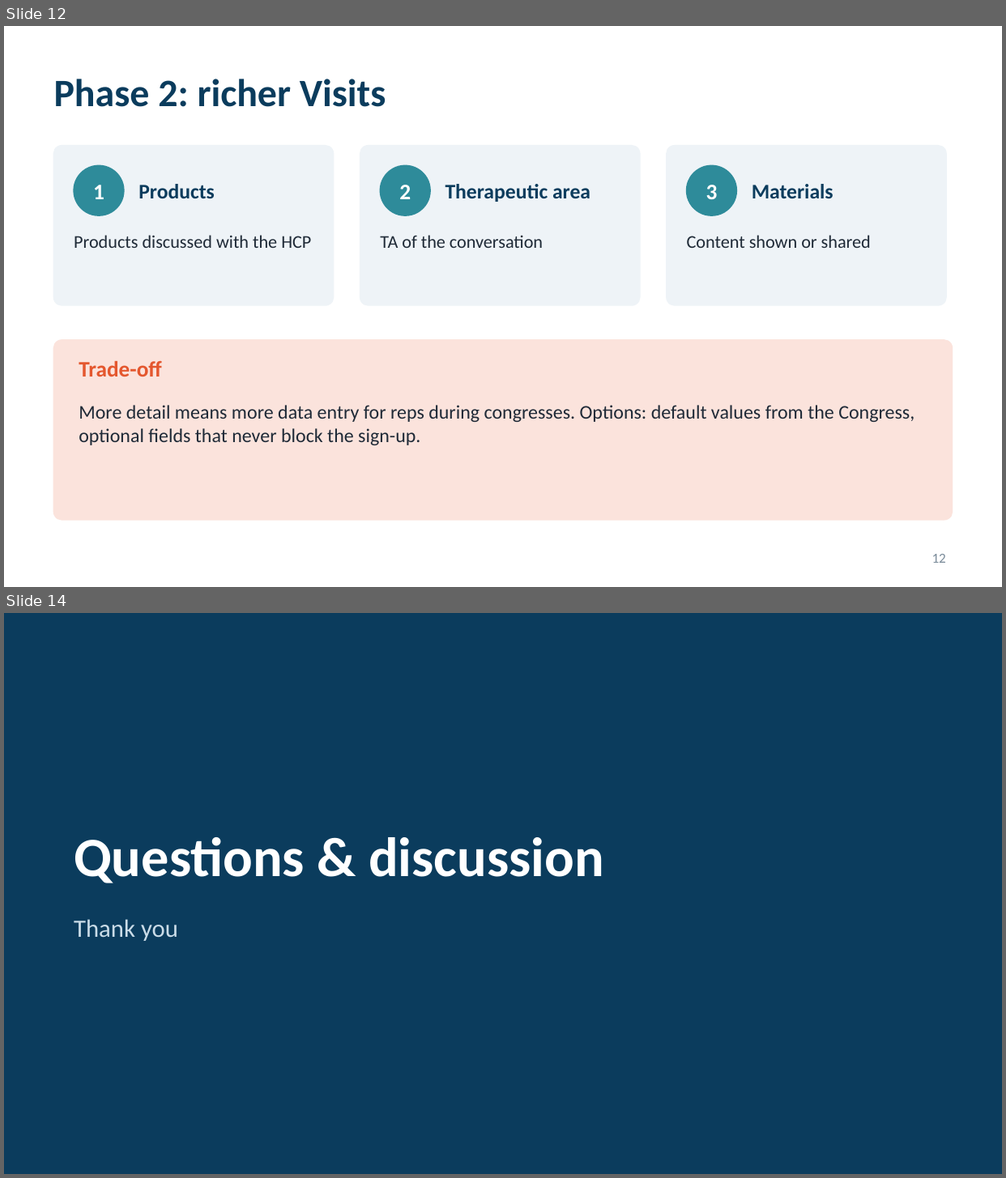
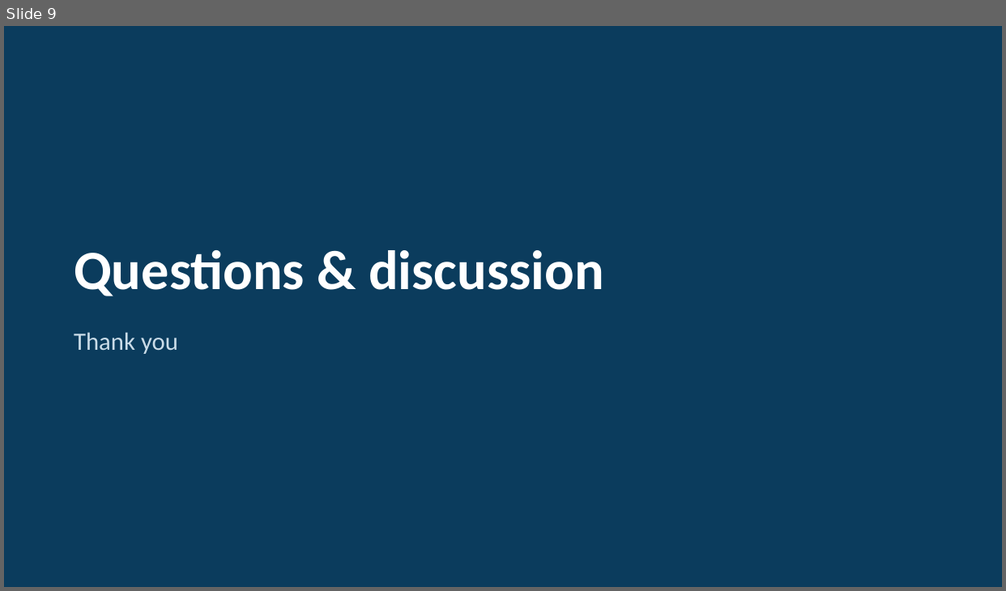
Before and after one commit to patrik8585/claude, a slide deck: slides/France_CBU_Congress_Solution.pptx. Shown one above the other, each under a label of ours: slides 12 and 14 before the commit, slide 9 after it; the slides between them are not shown. The pictures are 1006x1178 and 1006x591 pixels, drawn with LibreOffice and Linux fonts; fonts in the diff are those of the drawing. Boxes give left, top, right and bottom in pixels: in the first picture for what was removed or moved away, otherwise in the second. Text is boxed around its words. In the diff, an @@ line names an element or a change of style, - is before the commit and + after.

```diff
--- a/slides/France_CBU_Congress_Solution.pptx
+++ b/slides/France_CBU_Congress_Solution.pptx
@@ slide 12 removed at (4, 26, 1002, 587), background #FFFFFF @@
@@ title removed at (54, 79, 386, 107) @@
-Phase 2: richer Visits
@@ rounded rectangle removed at (54, 146, 334, 305) @@
@@ rounded rectangle removed at (360, 146, 640, 305) @@
@@ rounded rectangle removed at (667, 146, 946, 305) @@
@@ ellipse removed at (74, 165, 124, 216) @@
@@ ellipse removed at (380, 165, 430, 216) @@
@@ ellipse removed at (687, 165, 736, 216) @@
@@ text removed at (93, 185, 104, 199) @@
-1
@@ text removed at (138, 184, 215, 199) @@
-Products
@@ text removed at (399, 185, 411, 199) @@
-2
@@ text removed at (445, 184, 590, 202) @@
-Therapeutic area
@@ text removed at (706, 185, 718, 199) @@
-3
@@ text removed at (752, 184, 833, 199) @@
-Materials
@@ text removed at (74, 235, 311, 248) @@
-Products discussed with the HCP
@@ text removed at (380, 235, 543, 248) @@
-TA of the conversation
@@ text removed at (687, 235, 871, 248) @@
-Content shown or shared
@@ rounded rectangle removed at (54, 340, 952, 520) @@
@@ text removed at (79, 361, 162, 377) @@
-Trade-off
@@ text removed at (79, 405, 914, 446) @@
-More detail means more data entry for reps during congresses. Options: default values from the Congress, optional fields that never block the sign-up.
@@ page number removed at (932, 554, 946, 563) @@
-12
@@ what was slide 14 is now slide 9 @@
```
Also in this commit, not shown: 4 slides changed, 4 slides added, 8 other slides removed.
